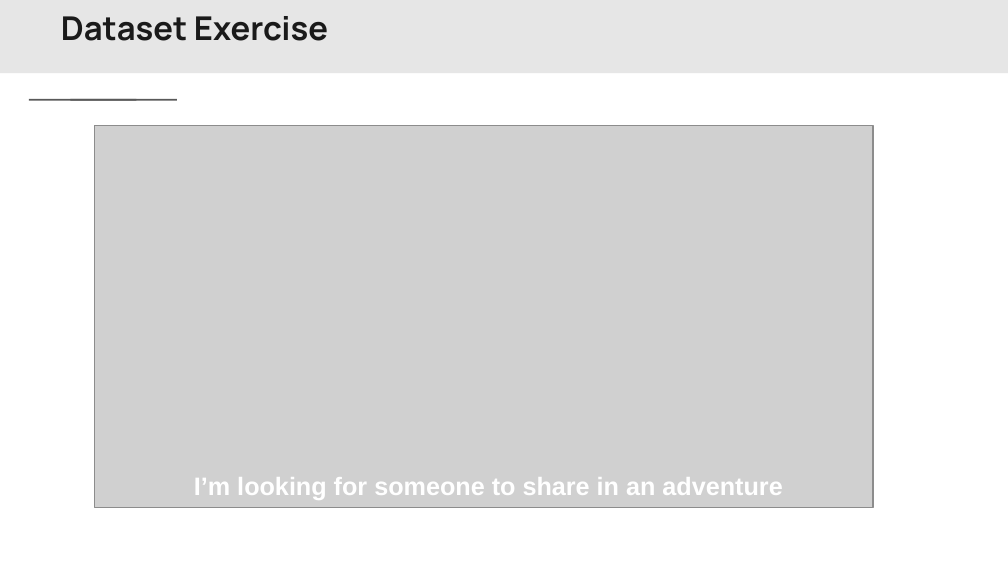
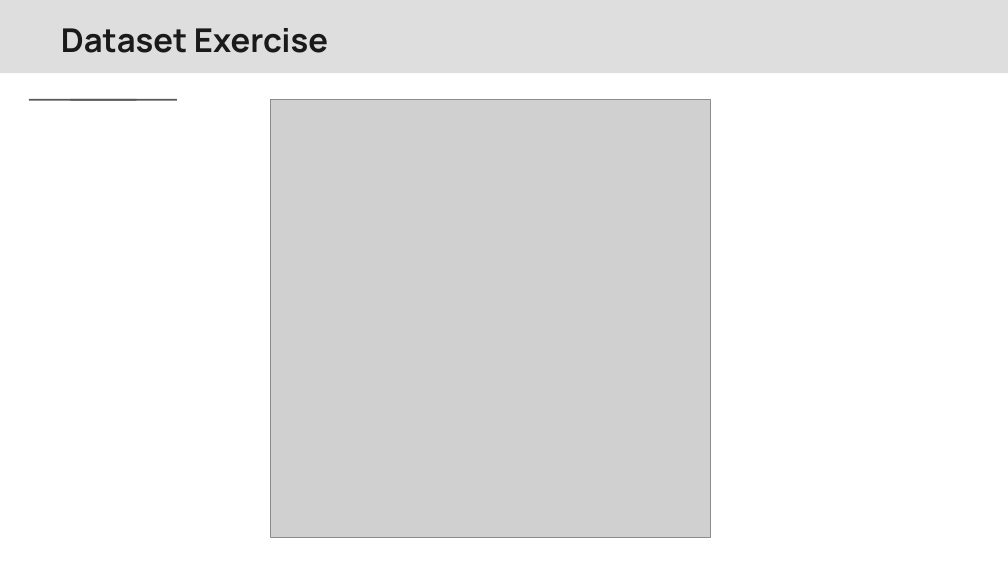
Before and after one commit to Center-for-Health-Data-Science/PythonTsunami, a slide deck: slide 11 of slides/Python Tsunami Local Installations vs code.pptx. Drawn at 1008x567 pixels with LibreOffice and Linux fonts; fonts in the diff are those of the drawing; grey boxes stand for pictures; background and template pictures are left out. Boxes give left, top, right and bottom in pixels: in the first picture for what was removed or moved away, otherwise in the second. Text is boxed around its words. In the diff, an @@ line names an element or a change of style, - is before the commit and + after.

```diff
--- a/slides/Python Tsunami Local Installations vs code.pptx
+++ b/slides/Python Tsunami Local Installations vs code.pptx
@@ rectangle at bbox=[0, 0, 1008, 74]: fill #E6E6E6 to #DEDEDE @@
@@ title "Dataset Exercise": place and size @@
-title "Dataset Exercise" at bbox=[61, 16, 328, 41]
+title "Dataset Exercise" at bbox=[61, 28, 328, 53]
@@ picture: place and size @@
-picture at bbox=[95, 125, 873, 507]
+picture at bbox=[271, 99, 711, 537]
```
Also in this commit, not shown: 10 other slides changed, 3 other files.
